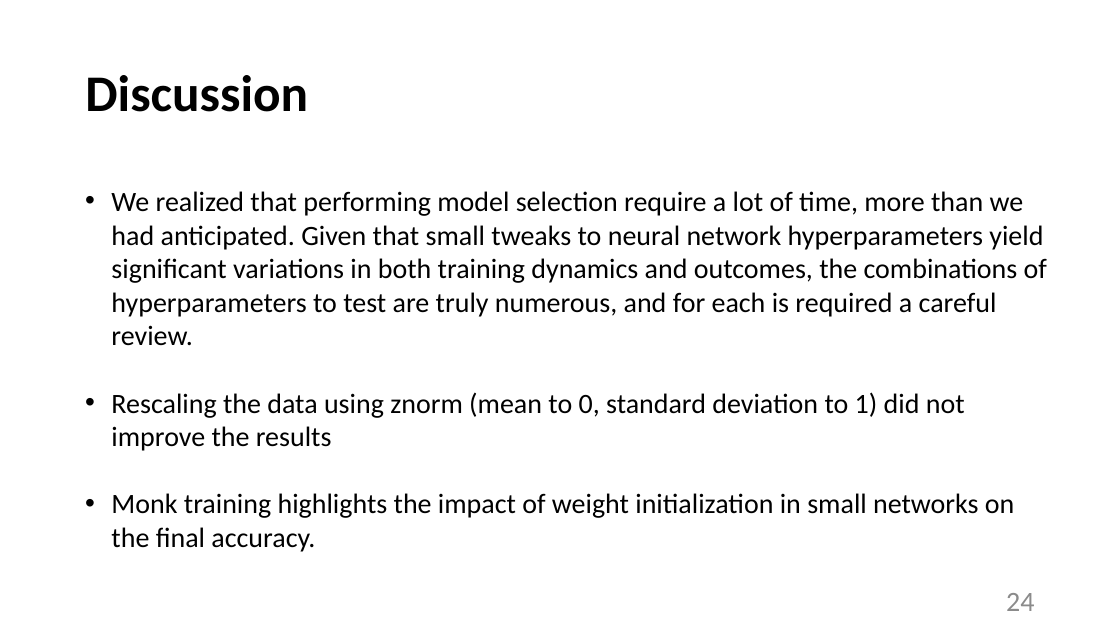
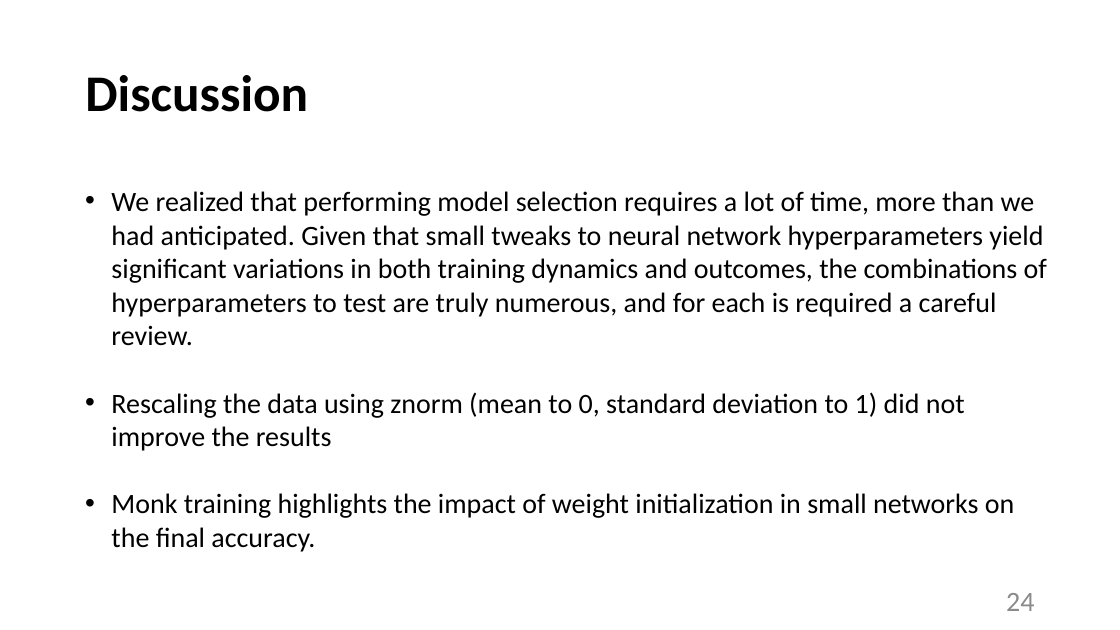
Before and after one commit to tommasoDR/NN-Implementation, a slide deck: slide 24 of Report.pptx. Drawn at 1120x630 pixels with LibreOffice and Linux fonts; fonts in the diff are those of the drawing. Boxes give left, top, right and bottom in pixels: in the first picture for what was removed or moved away, otherwise in the second. Text is boxed around its words. In the diff, an @@ line names an element or a change of style, - is before the commit and + after.

```diff
--- a/Report.pptx
+++ b/Report.pptx
@@ text at (111,191,1047,345): text changed @@
-• We realized that performing model selection require a lot of time, more than we had anticipated. Given that small tweaks to neural network hyperparameters yield significant variations in both training dynamics and outcomes, the combinations of hyperparameters to test are truly numerous, and for each is required a careful review.
+• We realized that performing model selection requires a lot of time, more than we had anticipated. Given that small tweaks to neural network hyperparameters yield significant variations in both training dynamics and outcomes, the combinations of hyperparameters to test are truly numerous, and for each is required a careful review.
```
Also in this commit, not shown: 4 other slides changed.
